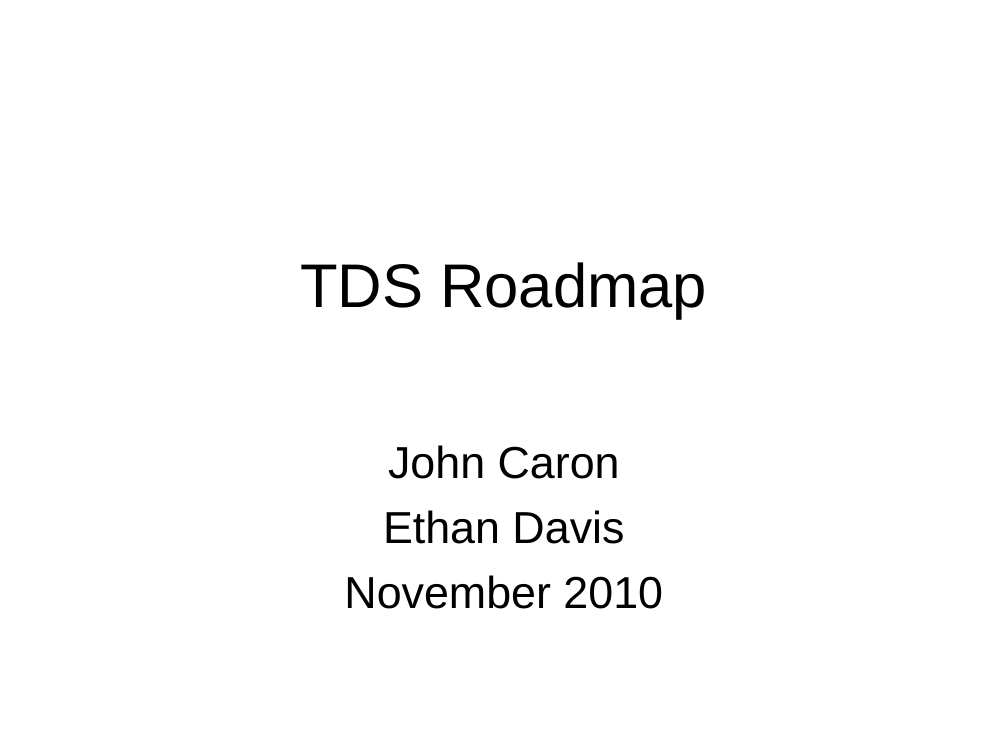
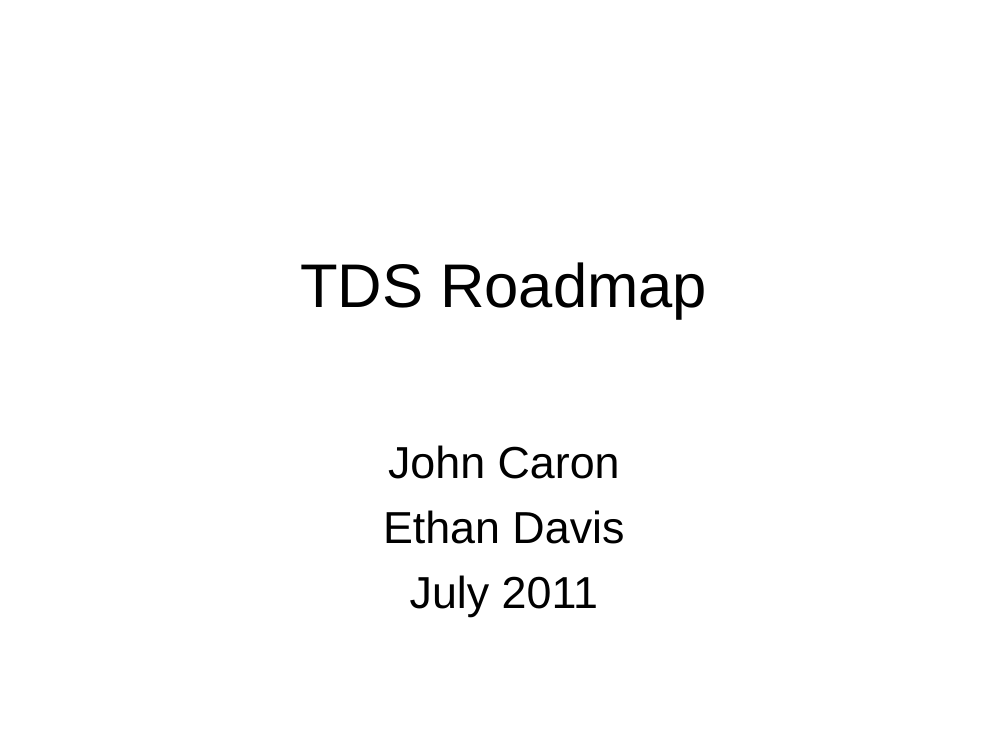
Before and after one commit to Unidata/thredds, a slide deck: slide 1 of docs/web/thredds/tech/tds4.2/tutorial/TDS_Plans.ppt. Drawn at 1008x756 pixels with LibreOffice and Linux fonts; fonts in the diff are those of the drawing; background and template pictures are left out. Boxes give left, top, right and bottom in pixels: in the first picture for what was removed or moved away, otherwise in the second. Text is boxed around its words. In the diff, an @@ line names an element or a change of style, - is before the commit and + after.

```diff
--- a/docs/web/thredds/tech/tds4.2/tutorial/TDS_Plans.ppt
+++ b/docs/web/thredds/tech/tds4.2/tutorial/TDS_Plans.ppt
@@ subtitle at [410,575,598,617]: text changed @@
-November 2010
+July 2011
```
Also in this commit, not shown: 2 other slides changed, 1 slide removed, 2 other files.
